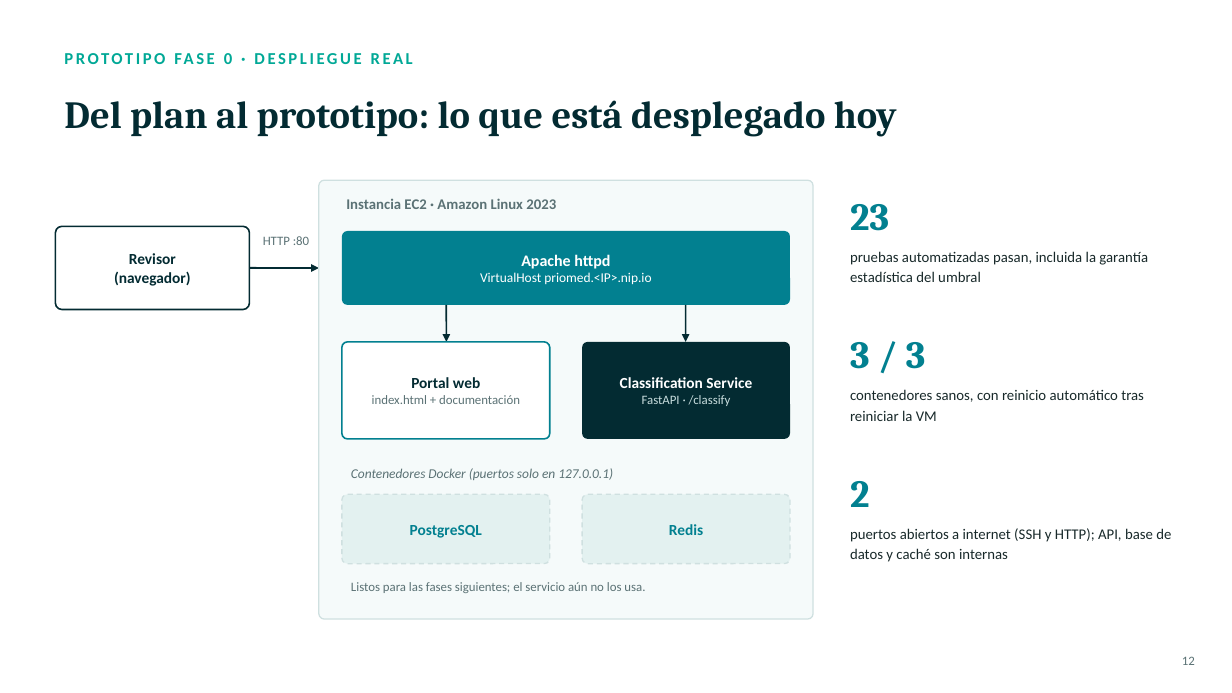
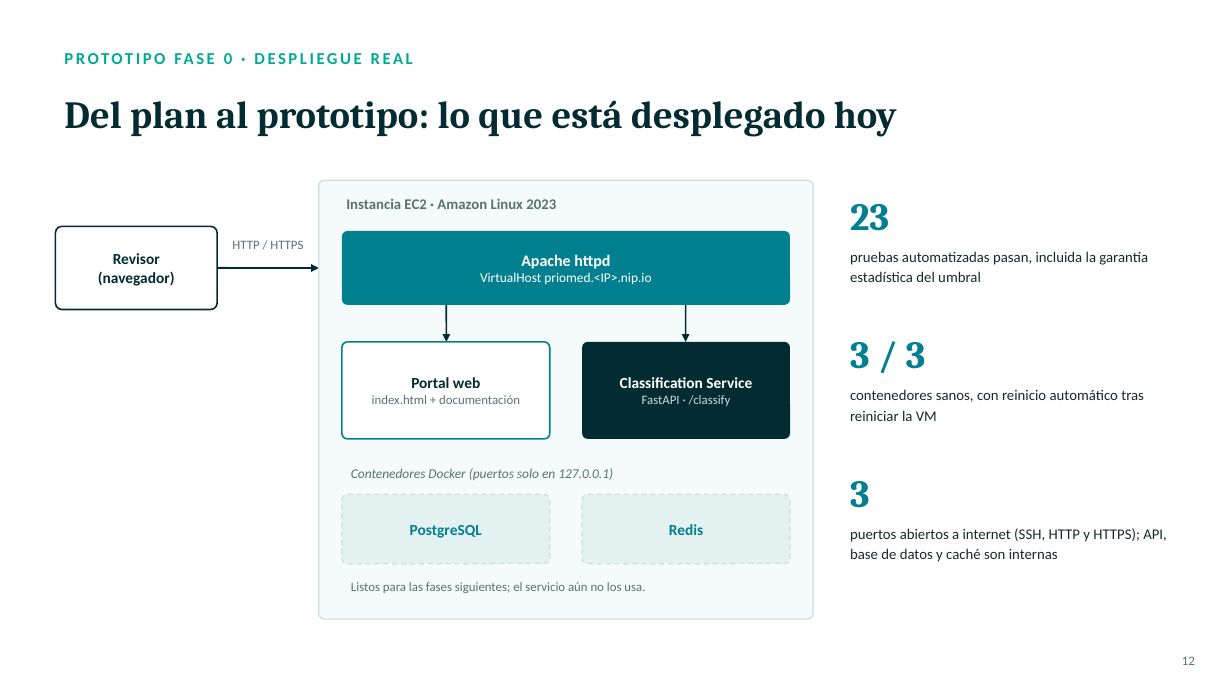
Before and after one commit to Carlos-Avellaneda-2/priomed-docs, a slide deck: slide 12 of presentation/PrioMed_Presentacion.pptx. Drawn at 1232x693 pixels with LibreOffice and Linux fonts; fonts in the diff are those of the drawing. Boxes give left, top, right and bottom in pixels: in the first picture for what was removed or moved away, otherwise in the second. Text is boxed around its words. In the diff, an @@ line names an element or a change of style, - is before the commit and + after.

Commit message:
Alinear artículo, presentación y guion con lo implementado
- Artículo 6.2 y Tabla 3: el prototipo usa TF-IDF + regresión logística
  con umbral Neyman-Pearson; Random Forest / Gradient Boosting quedan
  como candidatos de comparación
- Artículo 7.3: el despliegue real es una EC2 con Docker Compose
  (servicio de clasificación, PostgreSQL y Redis) detrás de Apache con
  HTTP y HTTPS; ya no menciona RDS ni S3 como parte de lo probado
- Artículo 7.4: reporta la sensibilidad medida (0,971; 0,960 con
  paráfrasis no vistas) y marca como pendientes los escenarios sin
  implementar; quita la mención a logs de CloudWatch
- Artículo 7.5: aclara que la API del prototipo solo expone /classify y
  /health
- Diapositiva 12 y guion: tres puertos abiertos (SSH, HTTP y HTTPS)
- ADR-001 pasa a aceptado e implementado

```diff
--- a/presentation/PrioMed_Presentacion.pptx
+++ b/presentation/PrioMed_Presentacion.pptx
@@ text "Revisor": place and size @@
-text "Revisor" at bbox=[114, 253, 191, 286]
+text "Revisor" at bbox=[98, 253, 175, 286]
@@ rounded rectangle: place and size @@
-rounded rectangle at bbox=[55, 226, 250, 310]
+rounded rectangle at bbox=[55, 226, 217, 310]
@@ arrow moved from (250, 268) - (319, 268) to (217, 268) - (319, 268) @@
@@ text at bbox=[232, 240, 303, 249]: text changed @@
-HTTP :80
+HTTP / HTTPS
@@ text at bbox=[850, 481, 870, 508]: text changed @@
-2
+3
@@ text at bbox=[850, 528, 1167, 562]: text changed @@
-puertos abiertos a internet (SSH y HTTP); API, base de datos y caché son internas
+puertos abiertos a internet (SSH, HTTP y HTTPS); API, base de datos y caché son internas
```
Also in this commit, not shown: 4 other files.
